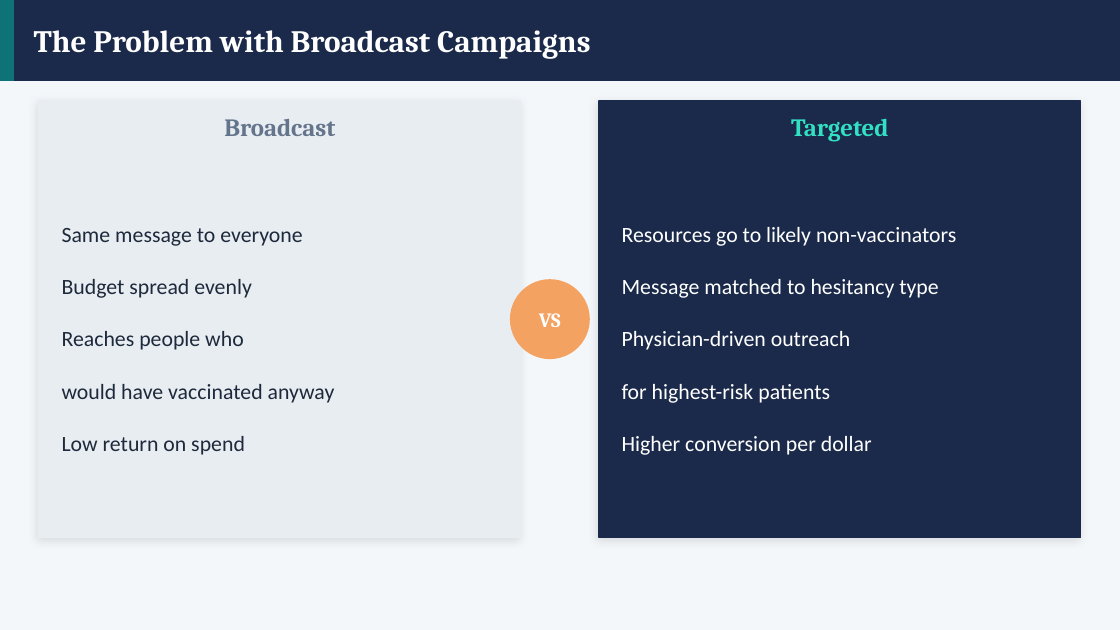
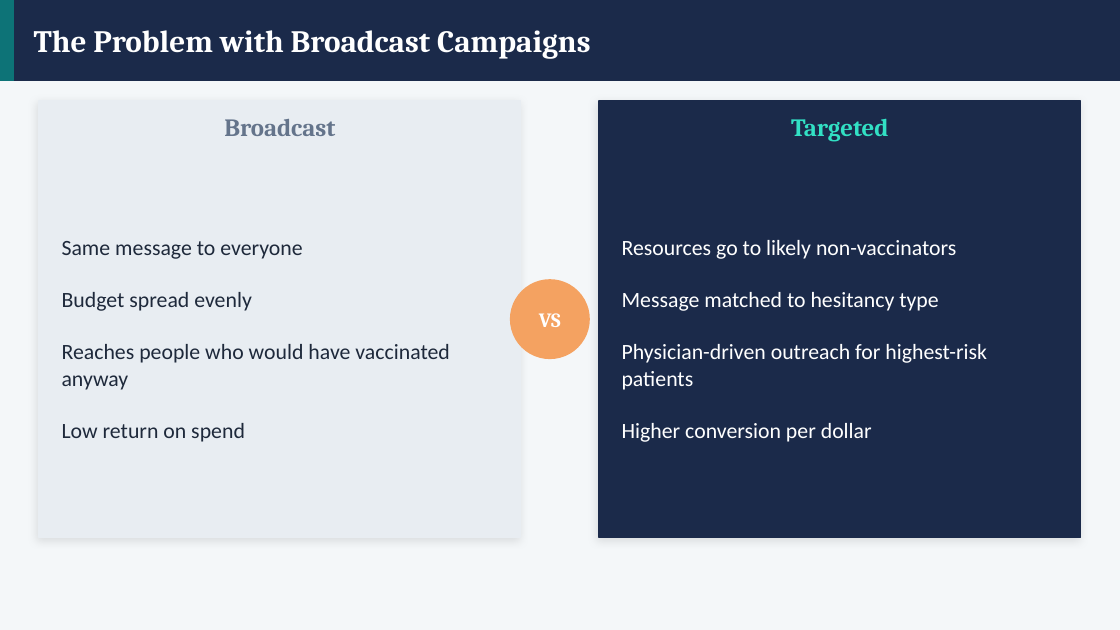
Before and after one commit to jarretangbazo/Flu-Shot-Learning, a slide deck: slide 3 of reports/flu_shot_recommendations.pptx. Drawn at 1120x630 pixels with LibreOffice and Linux fonts; fonts in the diff are those of the drawing. Boxes give left, top, right and bottom in pixels: in the first picture for what was removed or moved away, otherwise in the second. Text is boxed around its words. In the diff, an @@ line names an element or a change of style, - is before the commit and + after.

```diff
--- a/reports/flu_shot_recommendations.pptx
+++ b/reports/flu_shot_recommendations.pptx
@@ text at (x1=62, y1=344, x2=449, y2=390): text changed @@
-Reaches people who
-would have vaccinated anyway
+Reaches people who would have vaccinated anyway
@@ text at (x1=622, y1=344, x2=987, y2=390): text changed @@
-Physician-driven outreach
-for highest-risk patients
+Physician-driven outreach for highest-risk patients
```
Also in this commit, not shown: 3 other slides changed, 2 other files.
